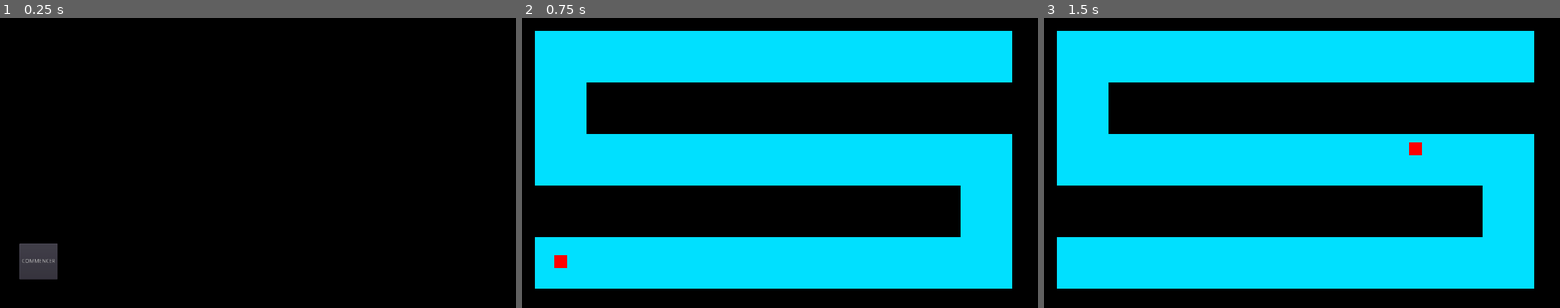
Above: before the commit, frames 1-3 (left to right).
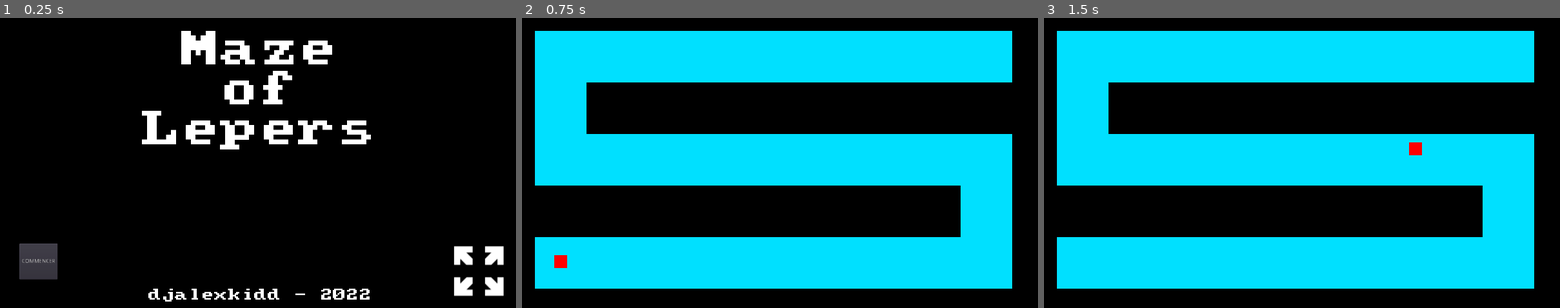
Above: after the commit, the same moments.

Repository: djalexkidd/horror-maze
Game: Godot game, scene res://scenes/Menu.tscn
Two runs of this game, one before a commit and one after it. Both use one fixed random seed, a clock stepped at 60 frames per second and the inputs below. The project has no main scene, so this scene is started directly. Sound files missing from this copy of the repository are replaced by a short silence.
Inputs (mouse positions are in pixels of both pictures, inside the frame that each line leads up to):
- Up to frame 1 (0.25 s): no input
- Up to frame 2 (0.75 s): click "COMMENCER" at 0.5 s
- Up to frame 3 (1.5 s): tap Enter at 1.25 s; move the mouse to (1415, 148) at 1.27 s

The runs differ from the first frame. In frame 1, 5.7% of the frame differs, in the area x 27-98%, y 4-98%; in frame 2, nothing differs; in frame 3, nothing differs.

Commit message:
Le meilleur jeu du monde

Diff:
--- a/project.godot
+++ b/project.godot
@@ -10,7 +10,7 @@
 
 [application]
 
-config/name="Horror Maze"
+config/name="Maze of Lepers"
 config/icon="res://icon.png"
 
 [display]
--- a/scenes/Menu.tscn
+++ b/scenes/Menu.tscn
@@ -1,6 +1,16 @@
-[gd_scene load_steps=2 format=2]
+[gd_scene load_steps=6 format=2]
 
 [ext_resource path="res://scripts/Menu.gd" type="Script" id=1]
+[ext_resource path="res://assets/amstrad_cpc464.ttf" type="DynamicFontData" id=2]
+[ext_resource path="res://assets/larger.png" type="Texture" id=3]
+
+[sub_resource type="DynamicFont" id=1]
+size = 96
+font_data = ExtResource( 2 )
+
+[sub_resource type="DynamicFont" id=2]
+size = 32
+font_data = ExtResource( 2 )
 
 [node name="Menu" type="Control"]
 anchor_right = 1.0
@@ -12,11 +22,50 @@
 anchor_bottom = 1.0
 color = Color( 0, 0, 0, 1 )
 
-[node name="Button" type="Button" parent="."]
+[node name="GameTitle" type="Label" parent="."]
+anchor_left = 0.5
+anchor_right = 0.5
+margin_left = -288.0
+margin_top = 32.0
+margin_right = 288.0
+margin_bottom = 326.0
+custom_colors/font_color = Color( 1, 1, 1, 1 )
+custom_fonts/font = SubResource( 1 )
+text = "Maze
+of
+Lepers"
+align = 1
+
+[node name="Author" type="Label" parent="."]
+anchor_left = 0.5
+anchor_top = 1.0
+anchor_right = 0.5
+anchor_bottom = 1.0
+margin_left = -272.0
+margin_top = -48.0
+margin_right = 272.0
+margin_bottom = -16.0
+custom_colors/font_color = Color( 1, 1, 1, 1 )
+custom_fonts/font = SubResource( 2 )
+text = "djalexkidd - 2022"
+align = 1
+
+[node name="StartButton" type="Button" parent="."]
 margin_left = 48.0
 margin_top = 560.0
 margin_right = 143.0
 margin_bottom = 649.0
 text = "COMMENCER"
 
-[connection signal="pressed" from="Button" to="." method="_on_Button_pressed"]
+[node name="FullScreenButton" type="TextureButton" parent="."]
+anchor_left = 1.0
+anchor_top = 1.0
+anchor_right = 1.0
+anchor_bottom = 1.0
+margin_left = -192.0
+margin_top = -192.0
+texture_normal = ExtResource( 3 )
+expand = true
+
+[connection signal="pressed" from="StartButton" to="." method="_on_StartButton_pressed"]
+[connection signal="pressed" from="FullScreenButton" to="." method="_on_FullScreenButton_pressed"]
--- a/scripts/Menu.gd
+++ b/scripts/Menu.gd
@@ -1,4 +1,11 @@
 extends Control
 
-func _on_Button_pressed():
+func _on_StartButton_pressed():
 	get_tree().change_scene("res://scenes/Game.tscn")
+
+#Active/Désactive le plein écran
+func _on_FullScreenButton_pressed():
+	if OS.window_fullscreen:
+		OS.window_fullscreen = false
+	else:
+		OS.window_fullscreen = true
